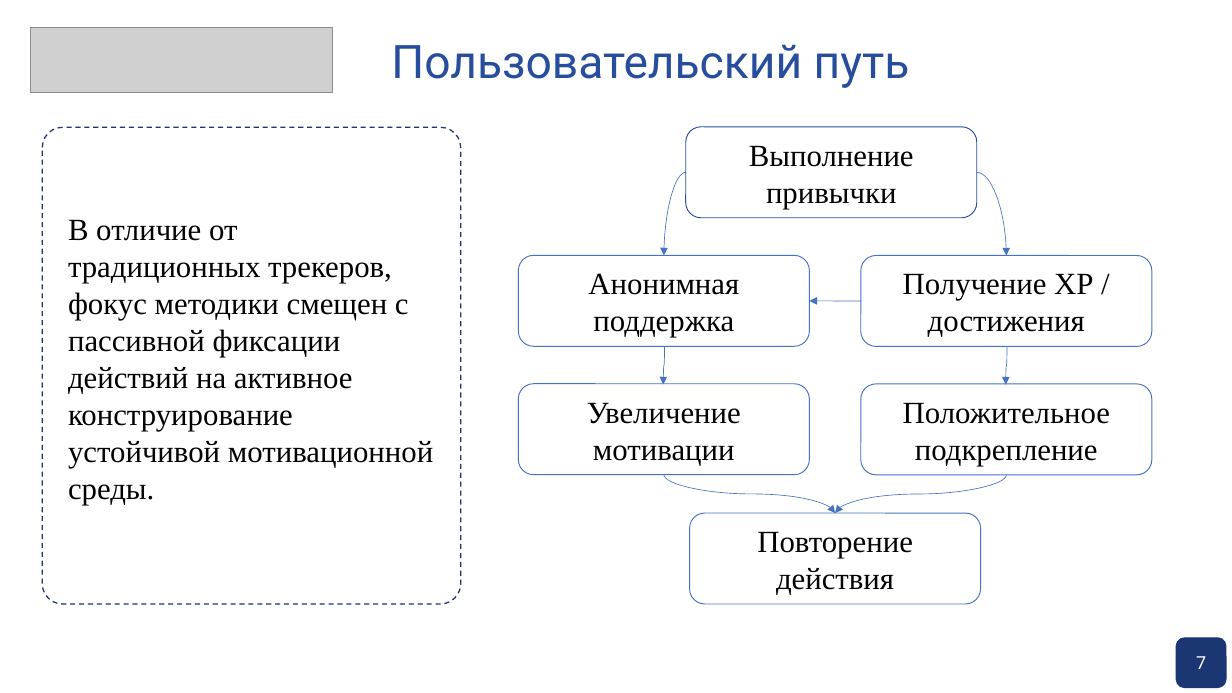
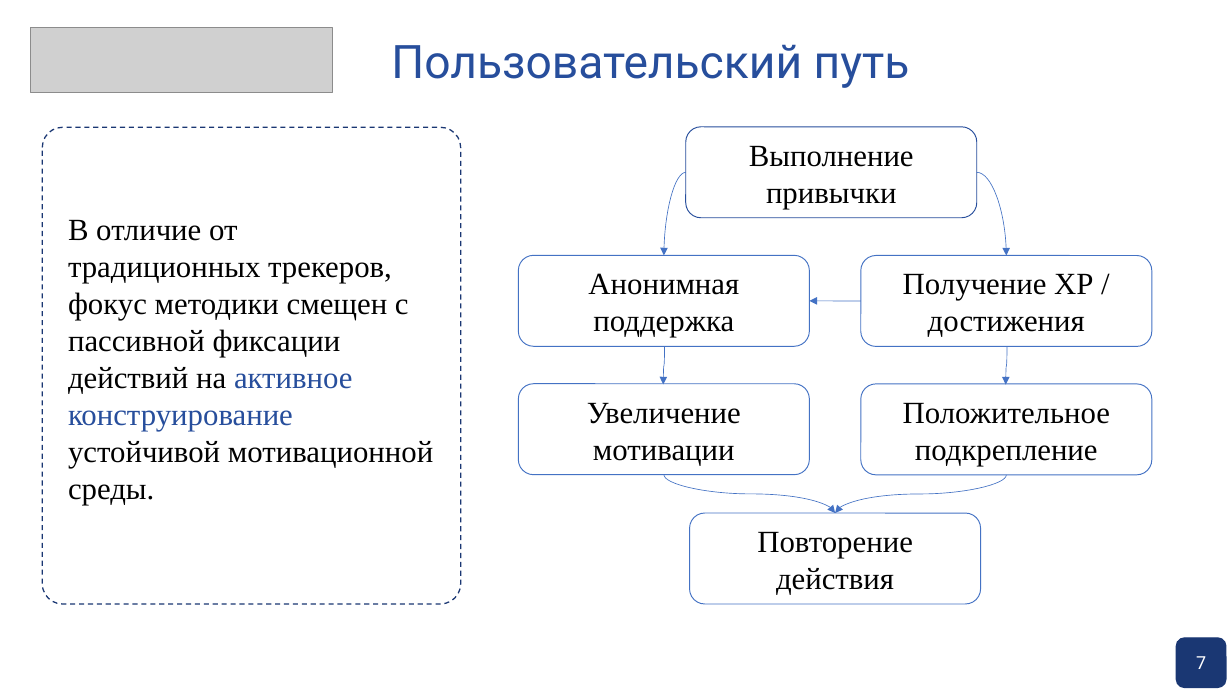
Before and after one commit to pagamov/pagamov_bot, a slide deck: slide 9 of docs/Презентация Гамов 04.06.pptx. Drawn at 1232x693 pixels with LibreOffice and Linux fonts; fonts in the diff are those of the drawing; grey boxes stand for pictures; background and template pictures are left out. Boxes give left, top, right and bottom in pixels: in the first picture for what was removed or moved away, otherwise in the second. Text is boxed around its words. In the diff, an @@ line names an element or a change of style, - is before the commit and + after.

```diff
--- a/docs/Презентация Гамов 04.06.pptx
+++ b/docs/Презентация Гамов 04.06.pptx
@@ text "В отличие от традиционных трекеров, ..." at (x1=68, y1=219, x2=433, y2=505): text colour #000000 to #274E9C in "активное конструирование" @@
```
Also in this commit, not shown: 9 other slides changed, 5 slides added, 8 other files.
